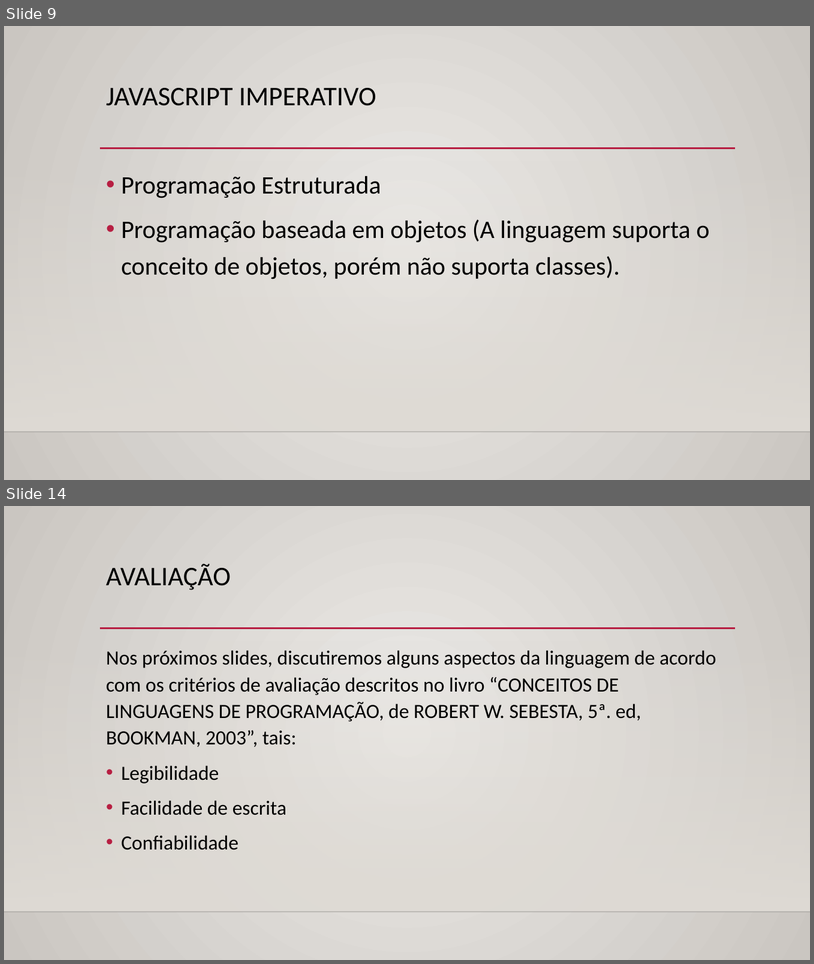
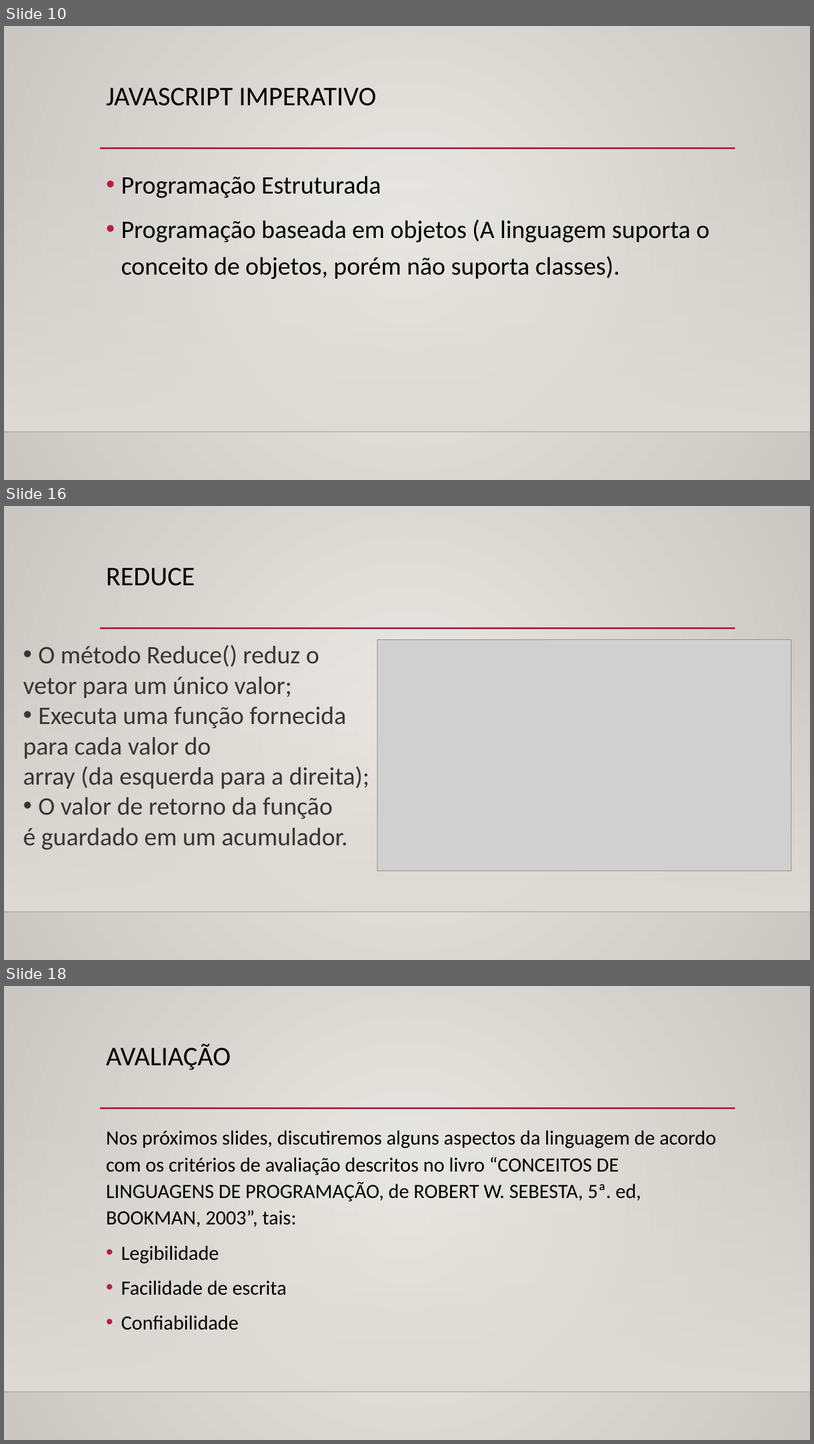
Before and after one commit to TheSennin/Arquivos_Facul, a slide deck: Paradigmas de linguagens de programação/seminário paradigmas/Apresentação1.pptx. Shown one above the other, each under a label of ours: slides 9 and 14 before the commit, slides 10, 16 and 18 after it; the slides between them are not shown. The pictures are 814x964 and 814x1444 pixels, drawn with LibreOffice and Linux fonts; fonts in the diff are those of the drawing; grey boxes stand for pictures; background and template pictures are left out. Boxes give left, top, right and bottom in pixels: in the first picture for what was removed or moved away, otherwise in the second. Text is boxed around its words. In the diff, an @@ line names an element or a change of style, - is before the commit and + after.

```diff
--- a/Paradigmas de linguagens de programação/seminário paradigmas/Apresentação1.pptx
+++ b/Paradigmas de linguagens de programação/seminário paradigmas/Apresentação1.pptx
@@ slide 16 added at [4,506,810,960], background gradient #ECEAE7 to #CAC7C1; not listed: 3 template elements that a slide beside it also shows @@
@@ title added at [106,568,195,586], 32 pt, text #000000 @@
+REDUCE
@@ text added at [23,645,370,849], 30 pt, text #363636 @@
+• O método Reduce() reduz o
+vetor para um único valor;
+• Executa uma função fornecida
+para cada valor do
+array (da esquerda para a direita);
+• O valor de retorno da função
+é guardado em um acumulador.
@@ picture added at [378,640,792,871] @@
@@ what was slide 9 is now slide 10 @@
@@ what was slide 14 is now slide 18 @@
```
Also in this commit, not shown: 6 slides changed, 4 other slides added.
